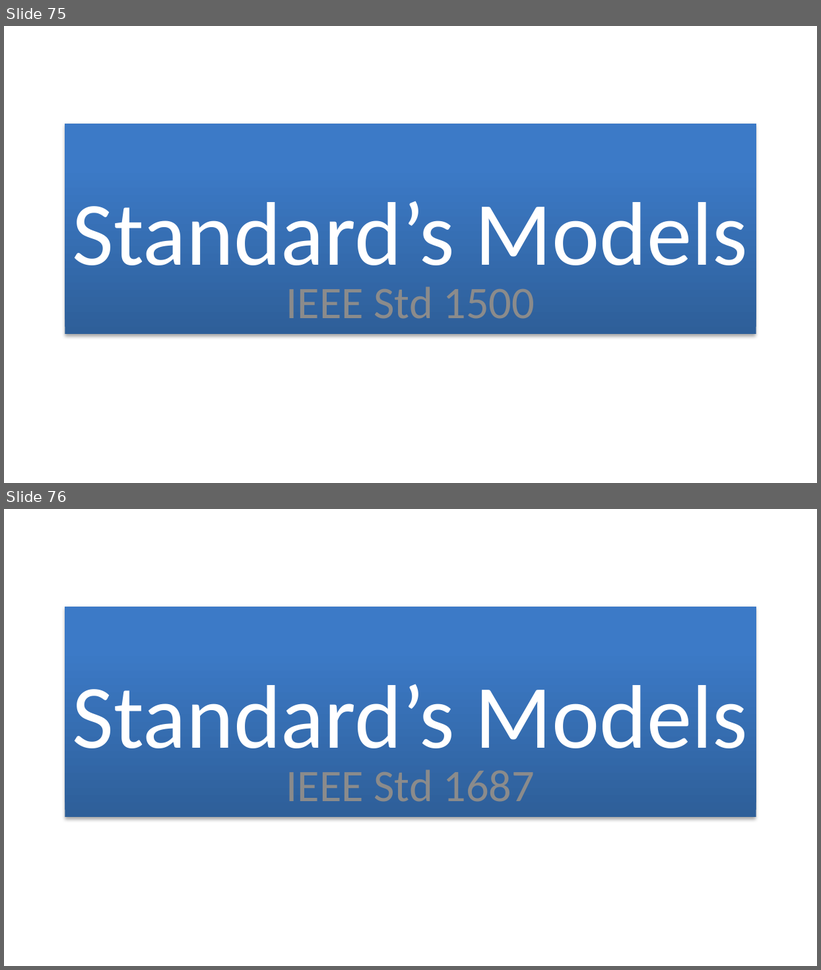
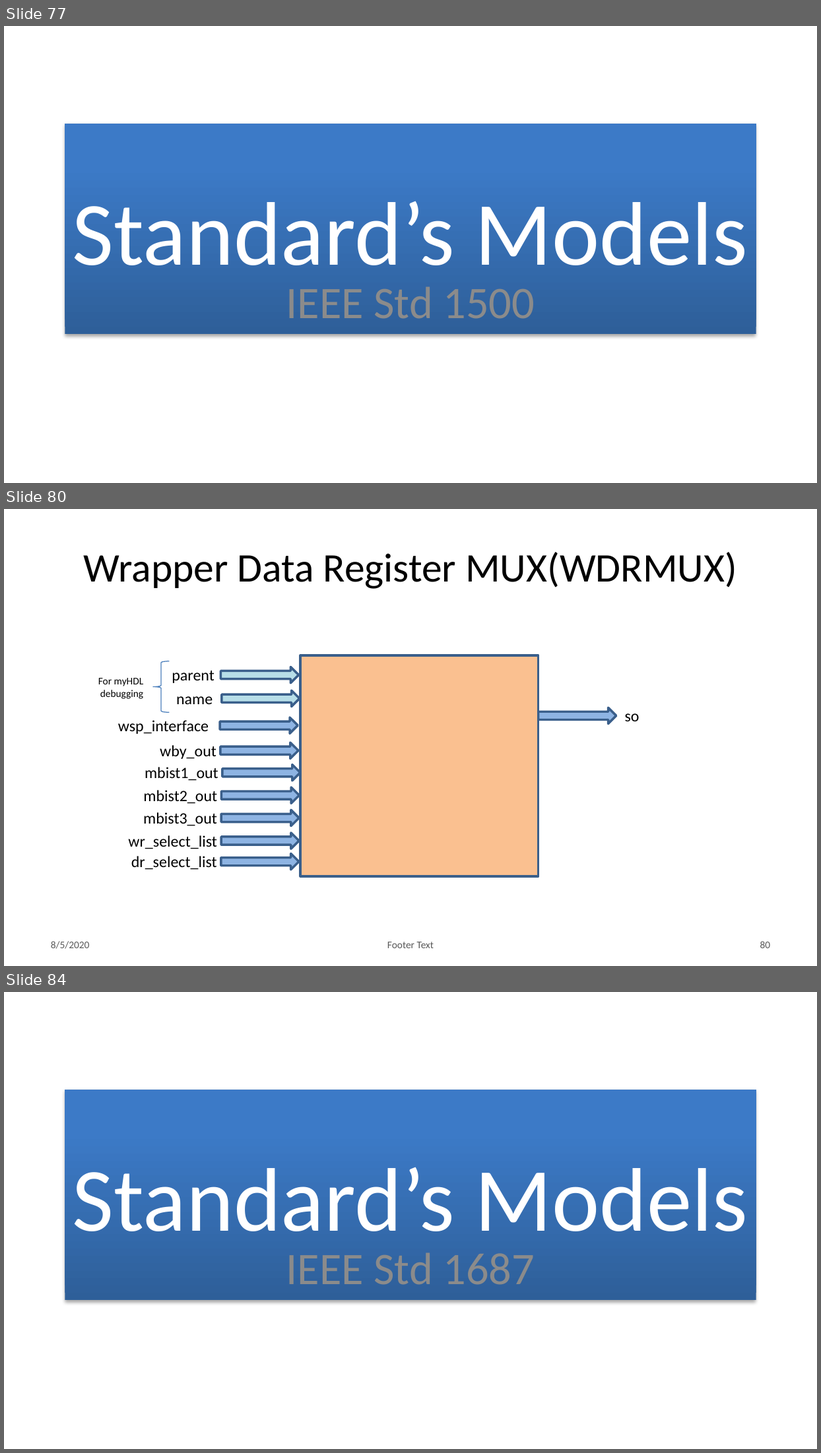
Before and after one commit to bradfordvt/P2654Simulations, a slide deck: docs/HLD.pptx. Shown one above the other, each under a label of ours: slides 75 and 76 before the commit, slides 77, 80 and 84 after it; the slides between them are not shown. The pictures are 821x970 and 821x1453 pixels, drawn with LibreOffice and Linux fonts; fonts in the diff are those of the drawing; background and template pictures are left out. Boxes give left, top, right and bottom in pixels: in the first picture for what was removed or moved away, otherwise in the second. Text is boxed around its words. In the diff, an @@ line names an element or a change of style, - is before the commit and + after.

```diff
--- a/docs/HLD.pptx
+++ b/docs/HLD.pptx
@@ slide 80 added at [4, 509, 817, 966], background #FFFFFF @@
@@ title added at [83, 552, 737, 589], 36 pt, text #000000 @@
+Wrapper Data Register MUX(WDRMUX)
@@ text added at [160, 745, 217, 759], 14 pt, text #000000 @@
+wby_out
@@ right arrow added at [220, 743, 298, 758], fill #8EB4E3, outline #3A5F8C 2 pt @@
@@ group added at [98, 656, 640, 877]: 6 texts, 5 right arrows, 1 rectangle, 1 left brace @@
+parent
+name
+For myHDL debugging
+wsp_interface
+so
+mbist1_out
@@ text added at [143, 790, 217, 804], 14 pt, text #000000 @@
+mbist2_out
@@ right arrow added at [221, 787, 299, 803], fill #8EB4E3, outline #3A5F8C 2 pt @@
@@ text added at [143, 813, 217, 826], 14 pt, text #000000 @@
+mbist3_out
@@ right arrow added at [221, 810, 299, 826], fill #8EB4E3, outline #3A5F8C 2 pt @@
@@ text added at [128, 836, 217, 850], 14 pt, text #000000 @@
+wr_select_list
@@ right arrow added at [221, 832, 299, 849], fill #8EB4E3, outline #3A5F8C 2 pt @@
@@ text added at [131, 856, 217, 870], 14 pt, text #000000 @@
+dr_select_list
@@ right arrow added at [221, 854, 299, 870], fill #8EB4E3, outline #3A5F8C 2 pt @@
@@ text added at [51, 941, 90, 949], 9 pt, text #595959 @@
+8/5/2020
@@ text added at [387, 942, 434, 949], 9 pt, text #595959 @@
+Footer Text
@@ page number added at [760, 941, 771, 949], 9 pt, text #595959 @@
+80
@@ what was slide 75 is now slide 77 @@
@@ what was slide 76 is now slide 84 @@
```
Also in this commit, not shown: 62 slides changed, 9 other slides added.
